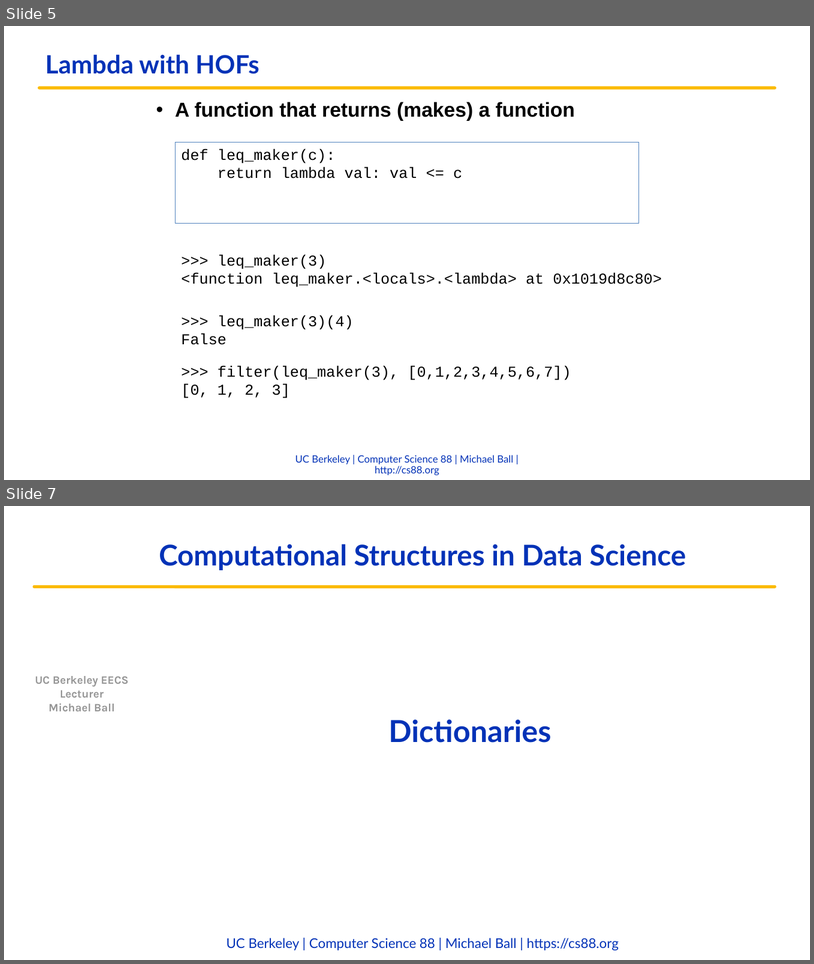
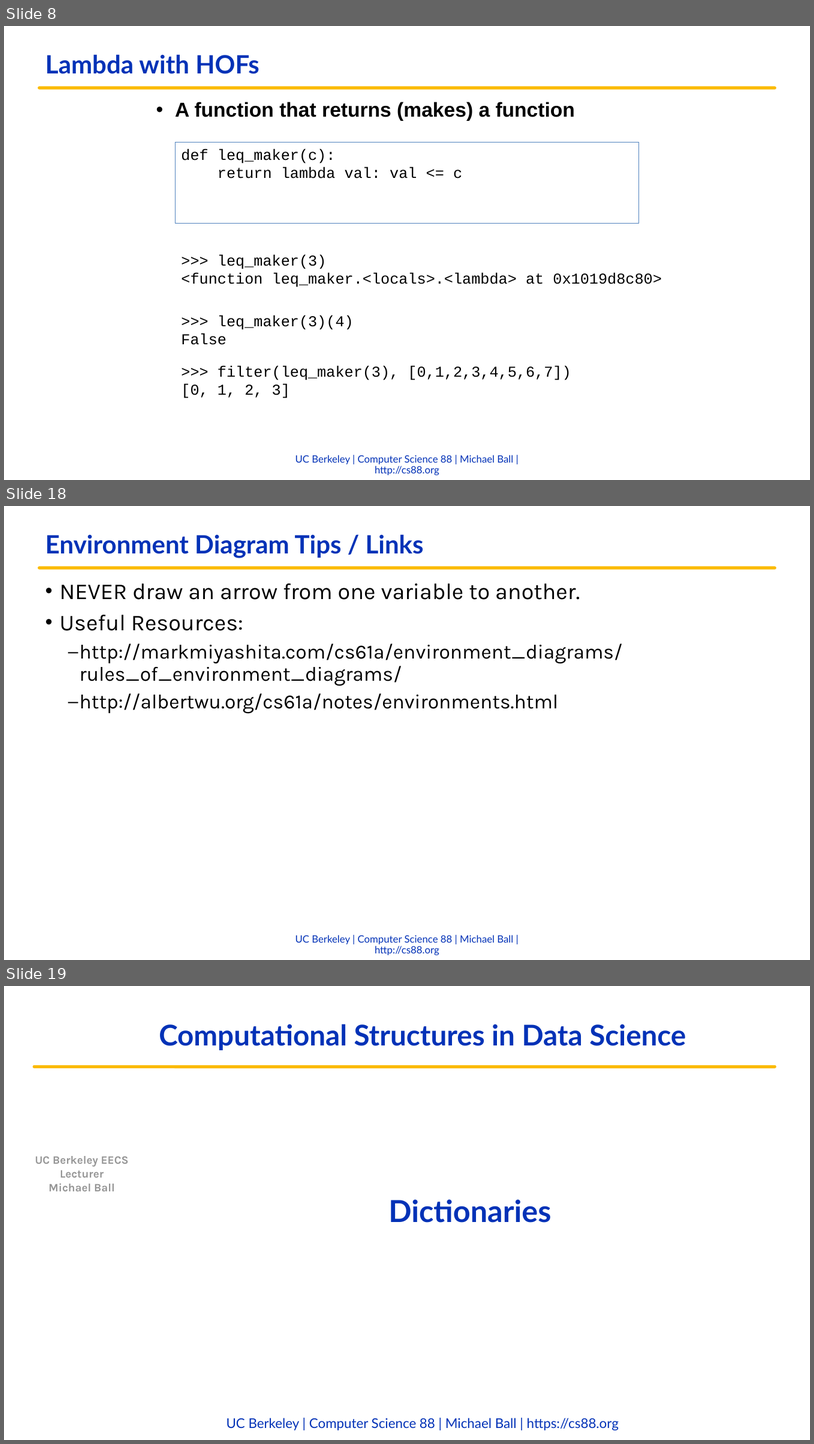
Before and after one commit to cs88-website/fa22, a slide deck: assets/slides/fa22/08-Lambda_Dictionaries.pptx. Shown one above the other, each under a label of ours: slides 5 and 7 before the commit, slides 8, 18 and 19 after it; the slides between them are not shown. The pictures are 814x964 and 814x1444 pixels, drawn with LibreOffice and Linux fonts; fonts in the diff are those of the drawing; background and template pictures are left out. Boxes give left, top, right and bottom in pixels: in the first picture for what was removed or moved away, otherwise in the second. Text is boxed around its words. In the diff, an @@ line names an element or a change of style, - is before the commit and + after.

```diff
--- a/assets/slides/fa22/08-Lambda_Dictionaries.pptx
+++ b/assets/slides/fa22/08-Lambda_Dictionaries.pptx
@@ slide 18 added at [4,506,810,960], background #FFFFFF; not listed: 2 template elements that a slide beside it also shows @@
@@ title added at [45,534,424,558], 30 pt, text #0332B7, bold @@
+Environment Diagram Tips / Links
@@ text added at [60,583,623,714], 24 pt, text #000000 @@
+• NEVER draw an arrow from one variable to another.
+• Useful Resources:
+  – http://markmiyashita.com/cs61a/environment_diagrams/rules_of_environment_diagrams/
+  – http://albertwu.org/cs61a/notes/environments.html
@@ what was slide 5 is now slide 8 @@
@@ what was slide 7 is now slide 19 @@
```
Also in this commit, not shown: 1 slide changed, 12 other slides added, 1 slide removed, 3 other files.
